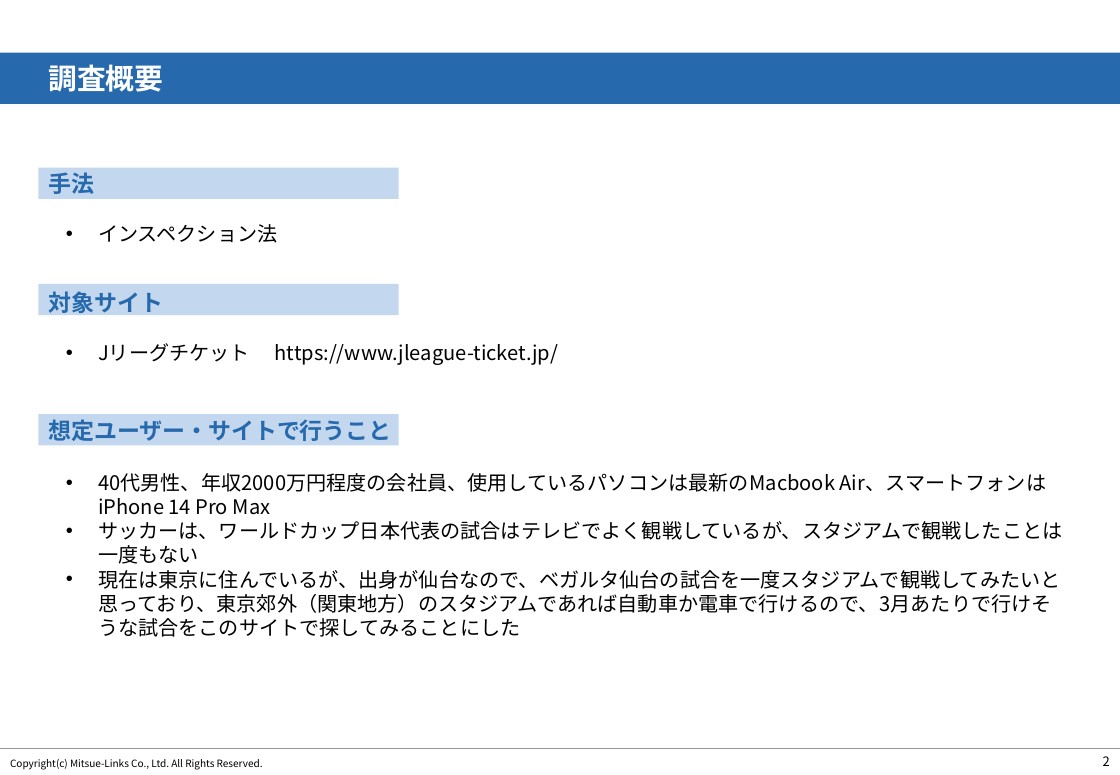
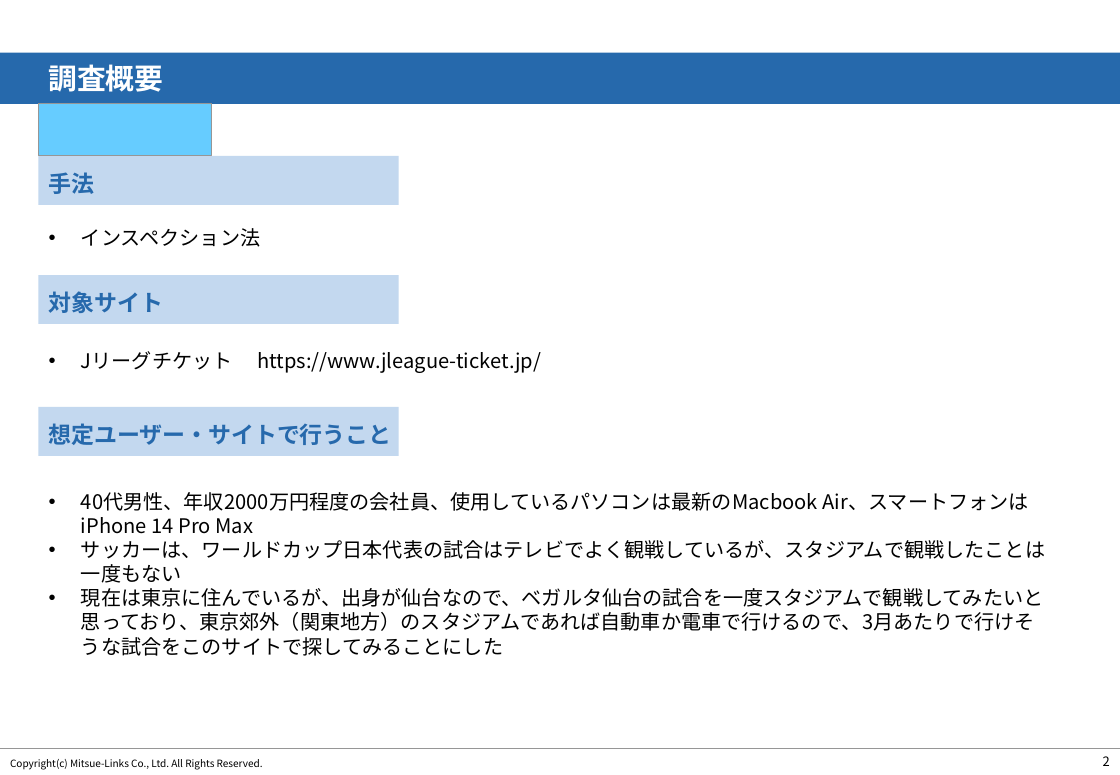
Before and after one commit to sakitama14/TheOdinProject, a slide deck: slide 3 of 調査報告書.pptx. Drawn at 1120x775 pixels with LibreOffice and Linux fonts; fonts in the diff are those of the drawing; background and template pictures are left out. Boxes give left, top, right and bottom in pixels: in the first picture for what was removed or moved away, otherwise in the second. Text is boxed around its words. In the diff, an @@ line names an element or a change of style, - is before the commit and + after.

```diff
--- a/調査報告書.pptx
+++ b/調査報告書.pptx
@@ rectangle added at [38,104,211,156], fill #66CCFF, outline #969696 0.75 pt @@
@@ rectangle: place and size @@
-rectangle at [38,168,399,199]
+rectangle at [38,156,399,205]
@@ text "インスペクション法": place and size @@
-text "インスペクション法" at [98,224,277,243]
+text "インスペクション法" at [81,228,260,247]
@@ rectangle: place and size @@
-rectangle at [38,284,399,315]
+rectangle at [38,275,399,324]
@@ text "Jリーグチケット https://www.jleague-ticket.jp/": place and size @@
-text "Jリーグチケット https://www.jleague-ticket.jp/" at [98,343,559,365]
+text "Jリーグチケット https://www.jleague-ticket.jp/" at [81,351,541,373]
@@ text "想定ユーザー・サイトで行うこと": place and size @@
-text "想定ユーザー・サイトで行うこと" at [49,419,392,441]
+text "想定ユーザー・サイトで行うこと" at [49,423,392,445]
@@ rectangle: place and size @@
-rectangle at [38,415,399,446]
+rectangle at [38,407,399,456]
@@ text "40代男性、年収2000万円程度の会社員、使用しているパソコンは最新のMacbook Air、スマートフォンはiPhon ...": place and size @@
-text "40代男性、年収2000万円程度の会社員、使用しているパソコンは最新のMacbook Air、スマートフォンはiPhon ..." at [98,473,1062,613]
+text "40代男性、年収2000万円程度の会社員、使用しているパソコンは最新のMacbook Air、スマートフォンはiPhon ..." at [81,492,1045,631]
```
Also in this commit, not shown: 3 other slides changed, 2 slides added.
